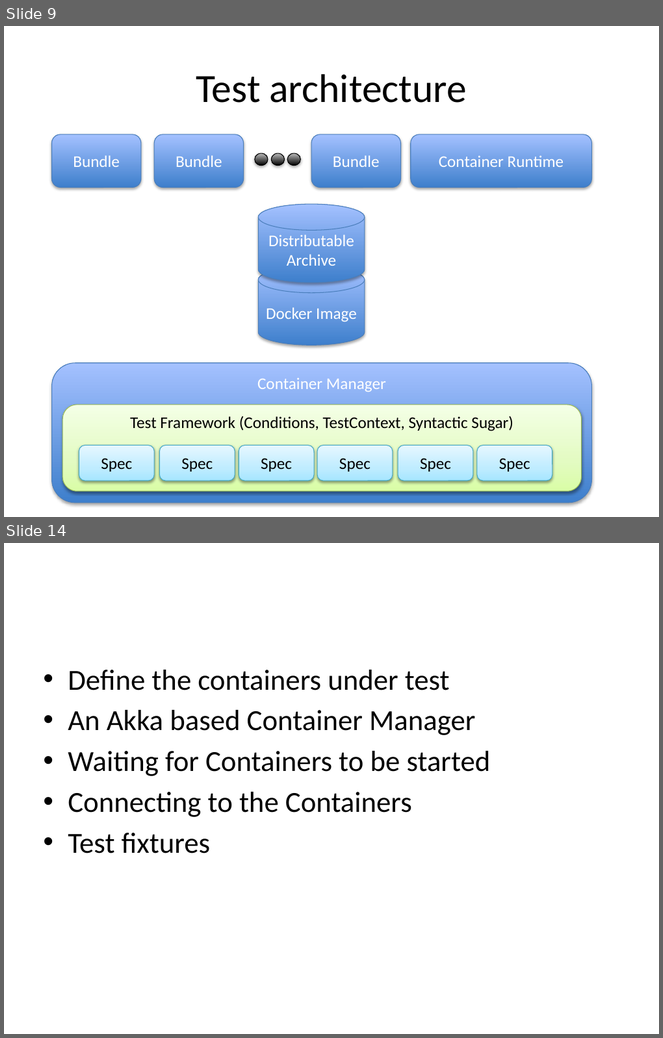
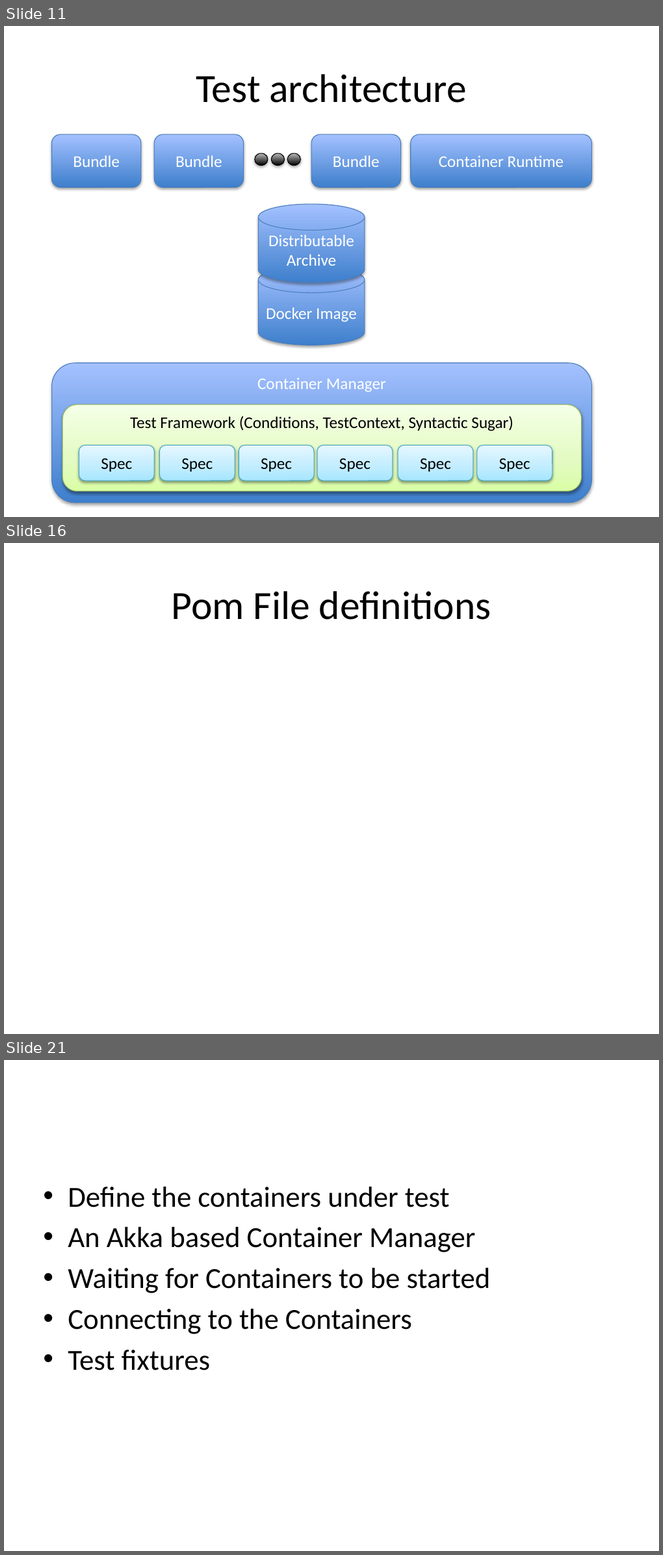
Before and after one commit to woq-blended/woq.github.io, a slide deck: media/IntegrationTesting.pptx. Shown one above the other, each under a label of ours: slides 9 and 14 before the commit, slides 11, 16 and 21 after it; the slides between them are not shown. The pictures are 663x1038 and 663x1555 pixels, drawn with LibreOffice and Linux fonts; fonts in the diff are those of the drawing. Boxes give left, top, right and bottom in pixels: in the first picture for what was removed or moved away, otherwise in the second. Text is boxed around its words. In the diff, an @@ line names an element or a change of style, - is before the commit and + after.

```diff
--- a/media/IntegrationTesting.pptx
+++ b/media/IntegrationTesting.pptx
@@ slide 16 added at [4, 543, 659, 1034], background #FFFFFF @@
@@ title added at [172, 591, 492, 620], 44 pt, text #000000 @@
+Pom File definitions
@@ what was slide 9 is now slide 11 @@
@@ what was slide 14 is now slide 21 @@
```
Also in this commit, not shown: 14 slides changed, 9 other slides added, 1 slide removed, 4 other files.
